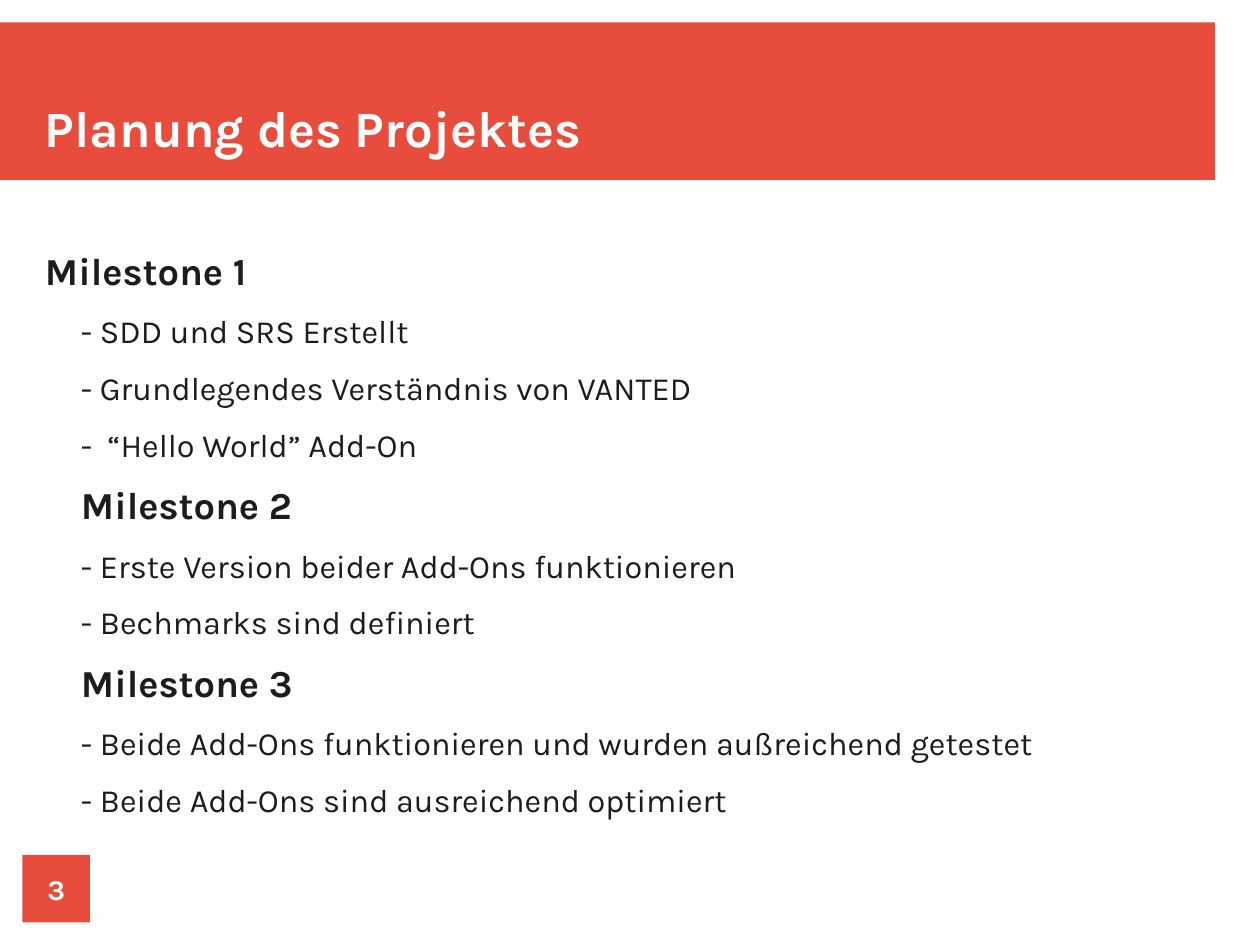
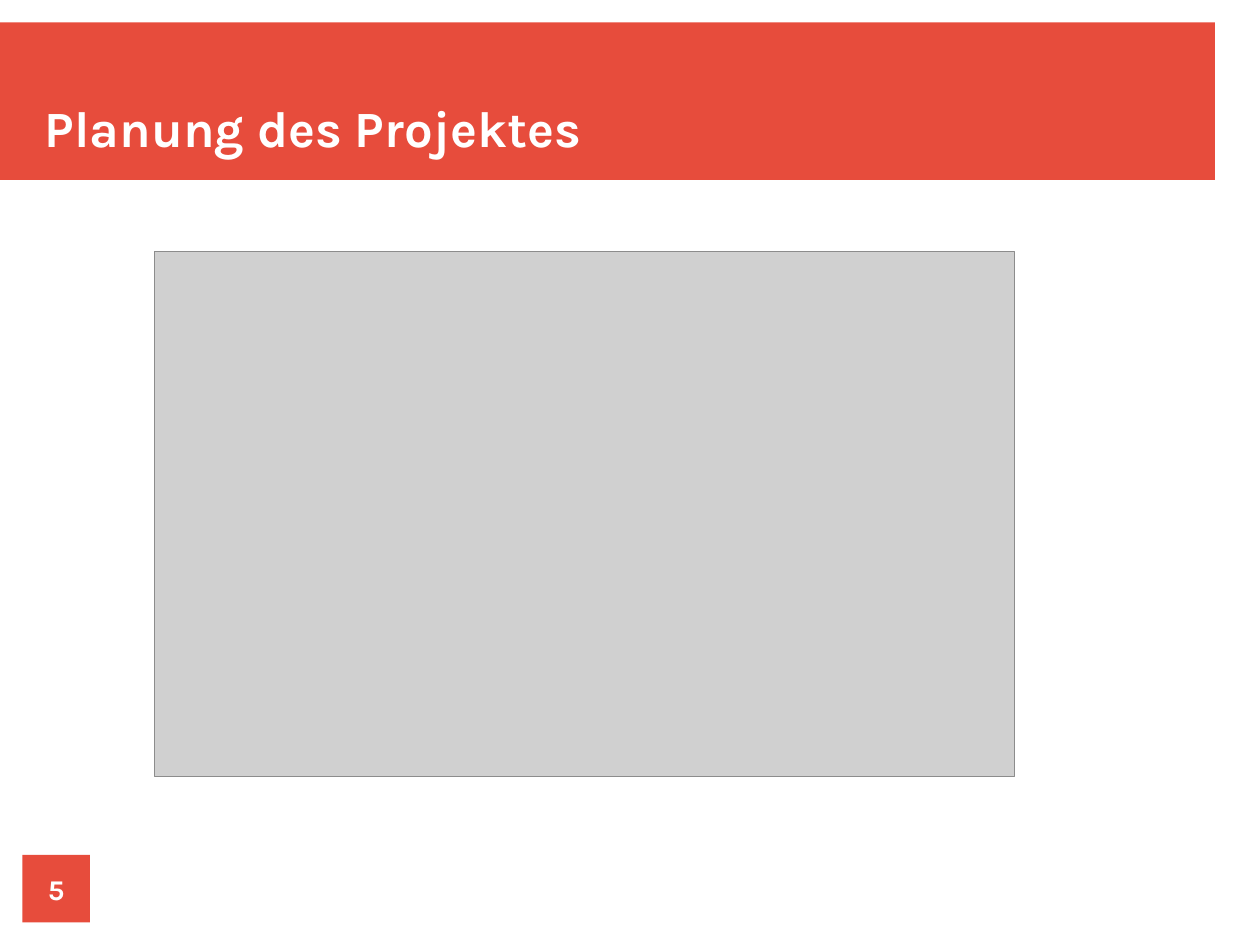
Before and after one commit to LSI-UniKonstanz/vanted, a slide deck: slide 5 of stressminimization/orga/presentation/Präsentation.odp (slide 3 before the commit). Drawn at 1260x945 pixels with LibreOffice and Linux fonts; fonts in the diff are those of the drawing; grey boxes stand for pictures. Boxes give left, top, right and bottom in pixels: in the first picture for what was removed or moved away, otherwise in the second. Text is boxed around its words. In the diff, an @@ line names an element or a change of style, - is before the commit and + after.

```diff
--- a/stressminimization/orga/presentation/Präsentation.odp
+++ b/stressminimization/orga/presentation/Präsentation.odp
@@ text removed at [45,258,1033,820] @@
-Milestone 1
-  - SDD und SRS Erstellt
-  - Grundlegendes Verständnis von VANTED
-  - “Hello World” Add-On
-Milestone 2
-  - Erste Version beider Add-Ons funktionieren
-  - Bechmarks sind definiert
-Milestone 3
-  - Beide Add-Ons funktionieren und wurden außreichend getestet
-  - Beide Add-Ons sind ausreichend optimiert
@@ picture added at [154,252,1015,776] @@
@@ page number at [48,881,65,901]: text changed @@
-3
+5
```
Also in this commit, not shown: 3 other slides changed, 5 slides added, 2 slides removed, 4 other files.
